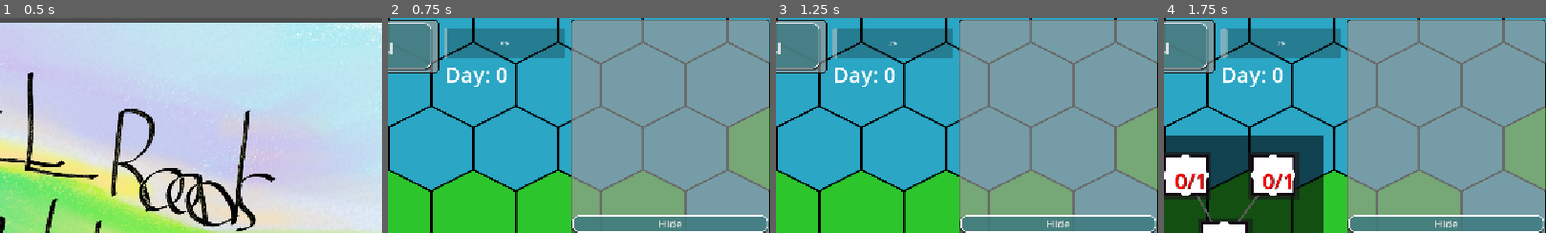
Above: before the commit, frames 1-4 (left to right).
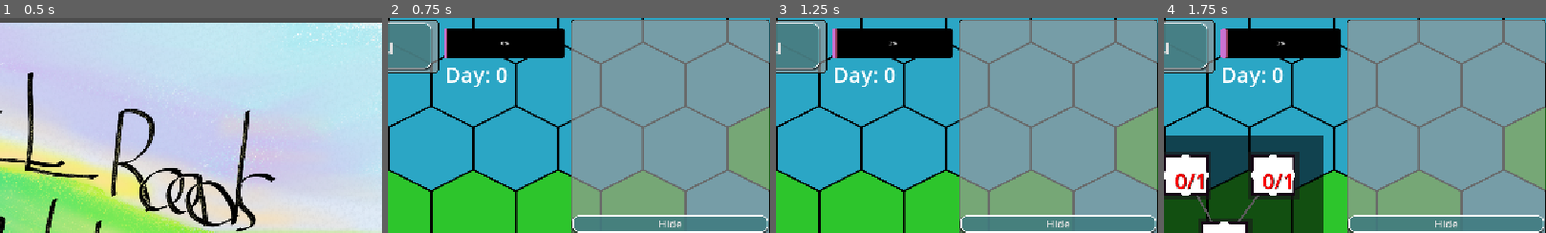
Above: after the commit, the same moments.

Repository: Group05Games/GMTK-Game-Jam-2025
Game: Godot game, scene res://Scenes/main_menu.tscn
Same seed, same stepped clock (60 frames per second), same inputs: the game is played once before the commit and once after it. The engine's default icon, where the game draws it, is replaced by a stand-in: a white triangle on a blue panel in a dark square.
Inputs:
- Up to frame 1 (0.5 s): no input
- Up to frame 2 (0.75 s): click "Start" at 0.5 s
- Up to frame 3 (1.25 s): no input
- Up to frame 4 (1.75 s): click "Upgrades" at 1.25 s
The pictures show only the part of the screen within x 50-100%, y 0-50%; the shares and areas given below are measured in that part.

Frame 1 is identical in both runs. In frame 2, 4.1% of the frame differs, in the area x 14-47%, y 4-19%; in frame 3, 4.1%; in frame 4, 4.1%.

Commit message:
Fixed naming issue for tile map controller

Diff:
--- /dev/null
+++ b/new-game-project/Assets/WorldTimer.tres
@@ -0,0 +1,22 @@
+[gd_resource type="Theme" load_steps=3 format=3 uid="uid://dwlhq8si2mho"]
+
+[sub_resource type="StyleBoxFlat" id="StyleBoxFlat_lyjub"]
+bg_color = Color(0.00184107, 0.00184107, 0.00184107, 1)
+corner_radius_top_left = 10
+corner_radius_top_right = 10
+corner_radius_bottom_right = 10
+corner_radius_bottom_left = 10
+
+[sub_resource type="StyleBoxFlat" id="StyleBoxFlat_xcw8r"]
+bg_color = Color(0.790721, 0.446457, 0.821117, 1)
+corner_radius_top_left = 10
+corner_radius_top_right = 10
+corner_radius_bottom_right = 10
+corner_radius_bottom_left = 10
+shadow_color = Color(0.98369, 0.394476, 0.586557, 0.6)
+shadow_size = 2
+shadow_offset = Vector2(3.815, 0.35)
+
+[resource]
+ProgressBar/styles/background = SubResource("StyleBoxFlat_lyjub")
+ProgressBar/styles/fill = SubResource("StyleBoxFlat_xcw8r")
--- a/new-game-project/Prefabs/world_timer.tscn
+++ b/new-game-project/Prefabs/world_timer.tscn
@@ -1,6 +1,7 @@
-[gd_scene load_steps=2 format=3 uid="uid://b45opsv2gvlwe"]
+[gd_scene load_steps=3 format=3 uid="uid://b45opsv2gvlwe"]
 
 [ext_resource type="Script" uid="uid://dc28wsxjltemk" path="res://Script/WorldTimer.gd" id="1_5clc4"]
+[ext_resource type="Theme" uid="uid://dwlhq8si2mho" path="res://Assets/WorldTimer.tres" id="1_emhdo"]
 
 [node name="WorldTimer" type="Control"]
 layout_mode = 3
@@ -14,11 +15,13 @@
 layout_mode = 0
 offset_right = 361.0
 offset_bottom = 186.0
+theme = ExtResource("1_emhdo")
 
 [node name="ProgressBar" type="ProgressBar" parent="VBoxContainer"]
 layout_mode = 2
 size_flags_vertical = 3
 max_value = 30.0
+value = 15.0
 script = ExtResource("1_5clc4")
 
 [node name="DayTracker" type="Timer" parent="VBoxContainer/ProgressBar" groups=["WorldTimer"]]
--- a/new-game-project/Scenes/Main.tscn
+++ b/new-game-project/Scenes/Main.tscn
@@ -13,7 +13,7 @@
 }
 point_count = 21
 
-[node name="TileMapController2" type="Node2D"]
+[node name="TileMapController" type="Node2D"]
 script = ExtResource("1_asxmm")
 
 [node name="HexagonTileMapLayer" type="TileMapLayer" parent="."]
